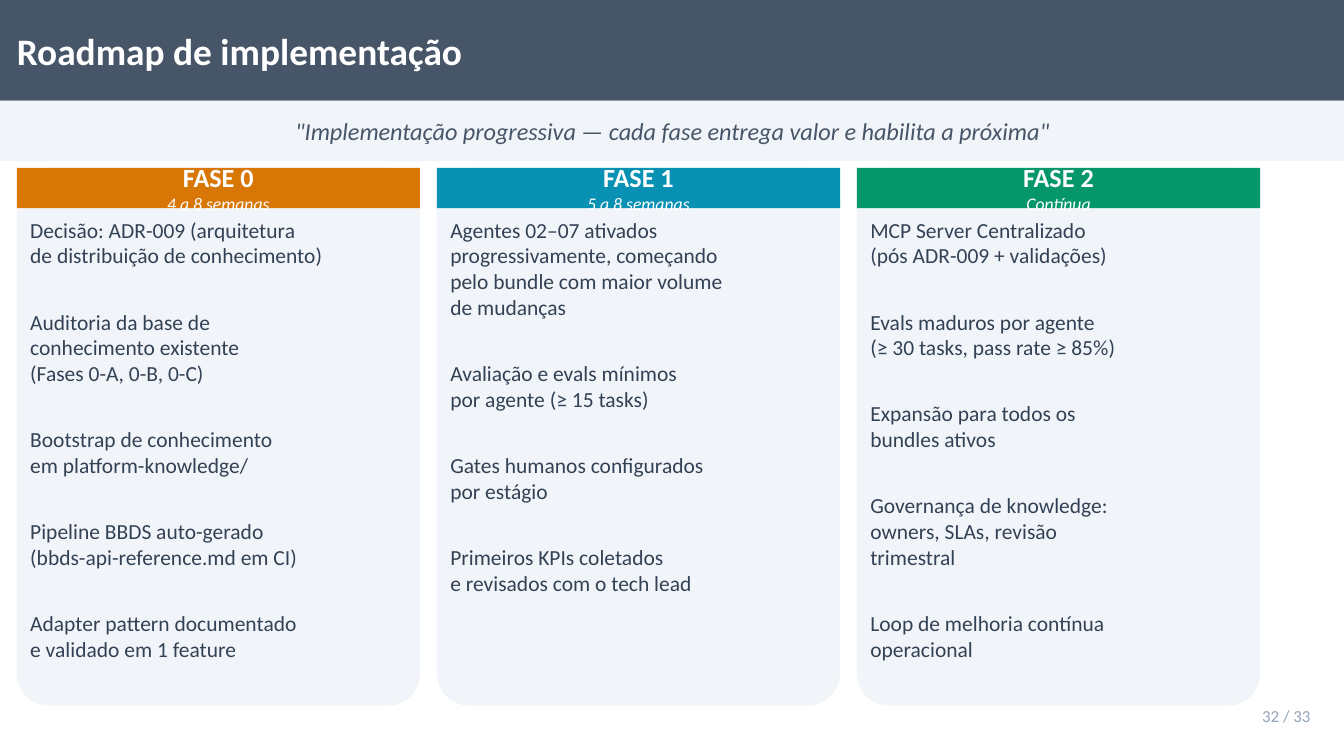
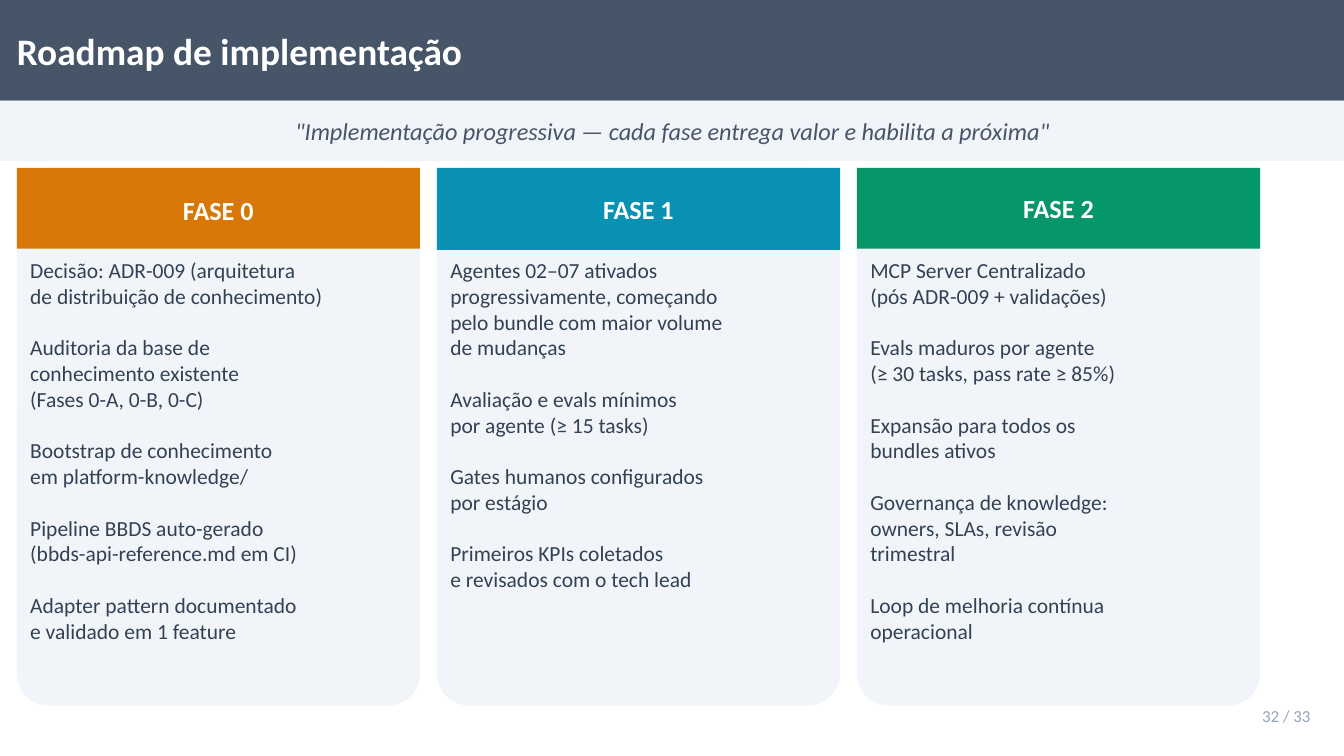
Before and after one commit to jpsslink/sdlc-agentico, a slide deck: slide 32 of esteira-agentica-pitch.pptx. Drawn at 1344x756 pixels with LibreOffice and Linux fonts; fonts in the diff are those of the drawing. Boxes give left, top, right and bottom in pixels: in the first picture for what was removed or moved away, otherwise in the second. Text is boxed around its words. In the diff, an @@ line names an element or a change of style, - is before the commit and + after.

```diff
--- a/esteira-agentica-pitch.pptx
+++ b/esteira-agentica-pitch.pptx
@@ rectangle: place and size @@
-rectangle at [17, 168, 421, 208]
+rectangle at [17, 168, 421, 249]
@@ rectangle: place and size @@
-rectangle at [437, 168, 840, 208]
+rectangle at [437, 168, 840, 250]
@@ rectangle: place and size @@
-rectangle at [857, 168, 1261, 208]
+rectangle at [857, 168, 1261, 249]
@@ text at [167, 196, 270, 216]: paragraph removed @@
-4 a 8 semanas
@@ text at [587, 196, 690, 216]: paragraph removed @@
-5 a 8 semanas
@@ text at [1026, 196, 1090, 216]: paragraph removed @@
-Contínua
@@ text "Decisão: ADR-009 (arquitetura" rewrapped from [30, 222, 322, 657] to [30, 262, 322, 639] @@
@@ text "Agentes 02–07 ativados" rewrapped from [450, 223, 722, 591] to [450, 263, 722, 587] @@
@@ text "MCP Server Centralizado" rewrapped from [870, 223, 1115, 661] to [870, 263, 1115, 643] @@
```
Also in this commit, not shown: 30 other slides changed, 1 other file.
